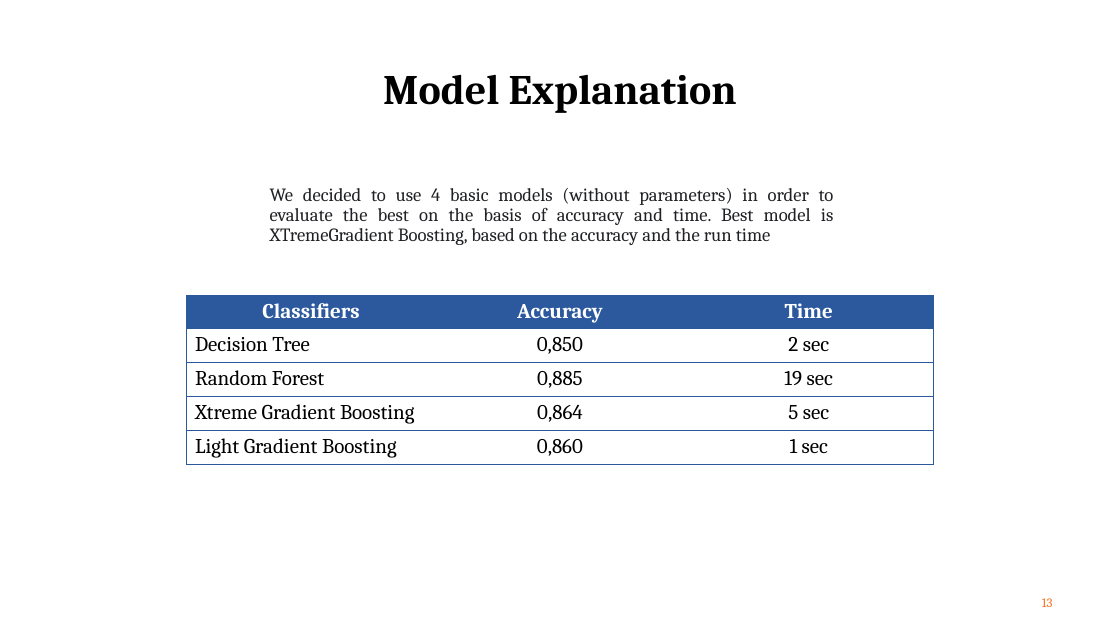
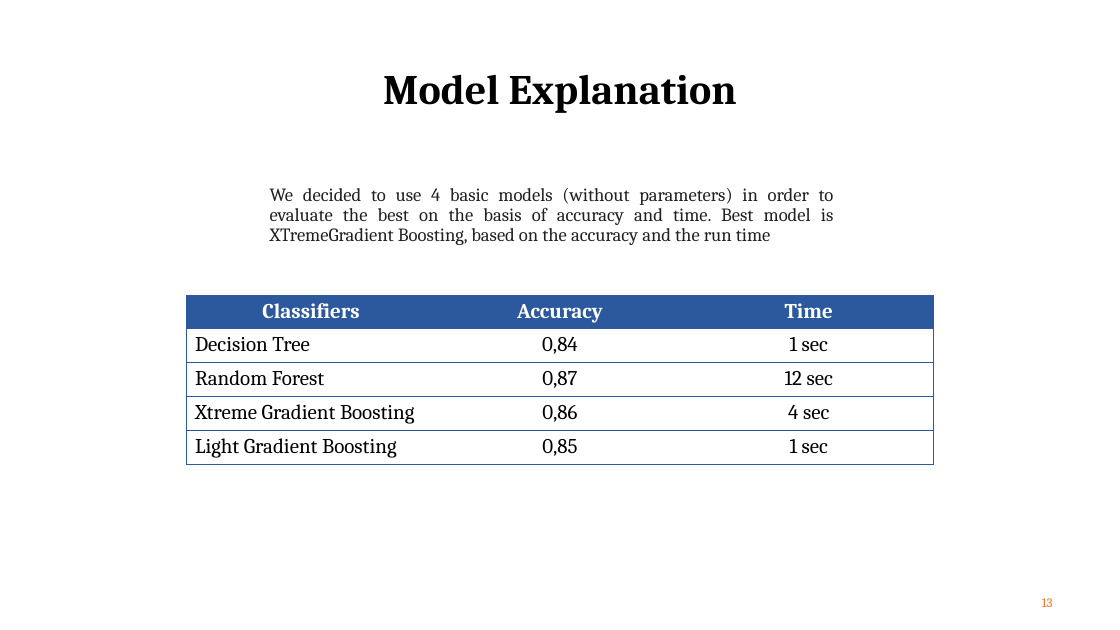
Before and after one commit to lucatesta-code/Hotel_Booking_Demand_ML, a slide deck: slide 13 of Hotel Bookind Demand.pptx. Drawn at 1120x630 pixels with LibreOffice and Linux fonts; fonts in the diff are those of the drawing. Boxes give left, top, right and bottom in pixels: in the first picture for what was removed or moved away, otherwise in the second. Text is boxed around its words. In the diff, an @@ line names an element or a change of style, - is before the commit and + after.

```diff
--- a/Hotel Bookind Demand.pptx
+++ b/Hotel Bookind Demand.pptx
@@ table at [187, 296, 933, 515] @@
-row 2, column 2: 0,850
+row 2, column 2: 0,84
-row 2, column 3: 2 sec
+row 2, column 3: 1 sec
-row 3, column 2: 0,885
+row 3, column 2: 0,87
-row 3, column 3: 19 sec
+row 3, column 3: 12 sec
-row 4, column 2: 0,864
+row 4, column 2: 0,86
-row 4, column 3: 5 sec
+row 4, column 3: 4 sec
-row 5, column 2: 0,860
+row 5, column 2: 0,85
```
Also in this commit, not shown: 2 other slides changed, 8 other files.
